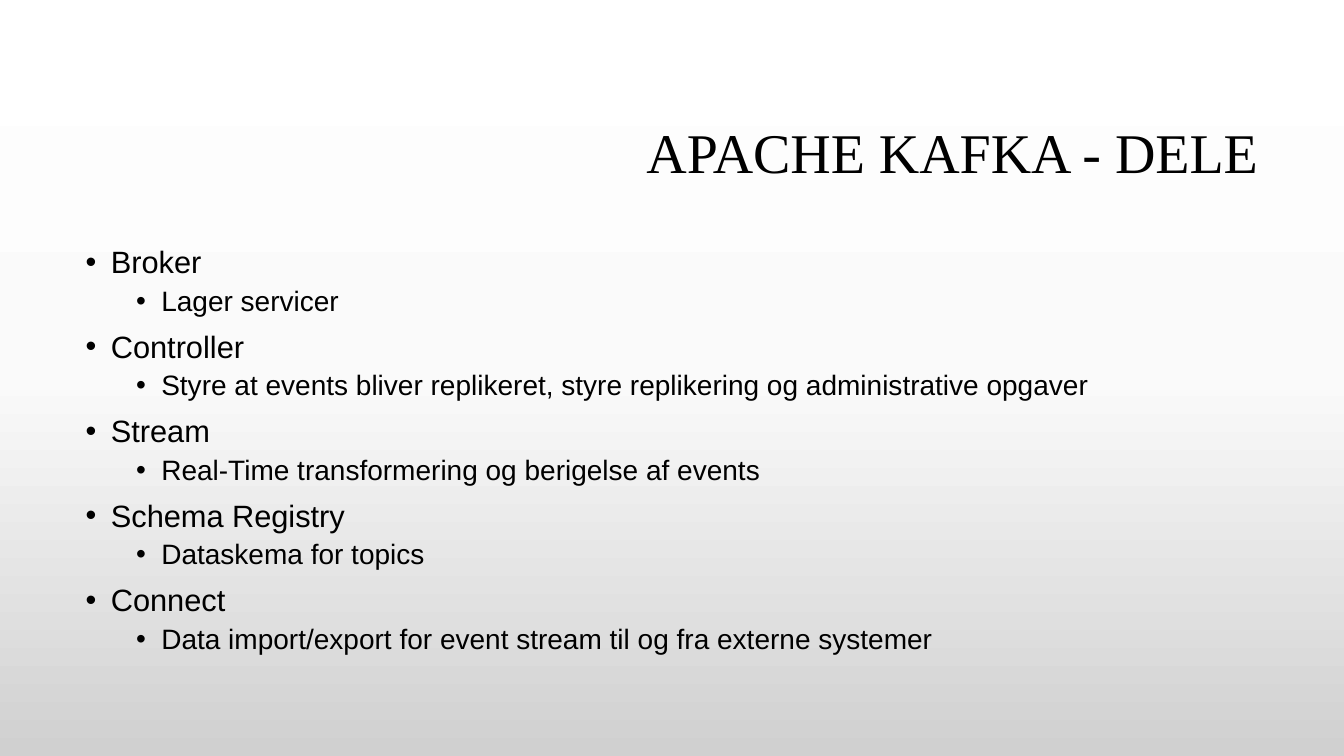
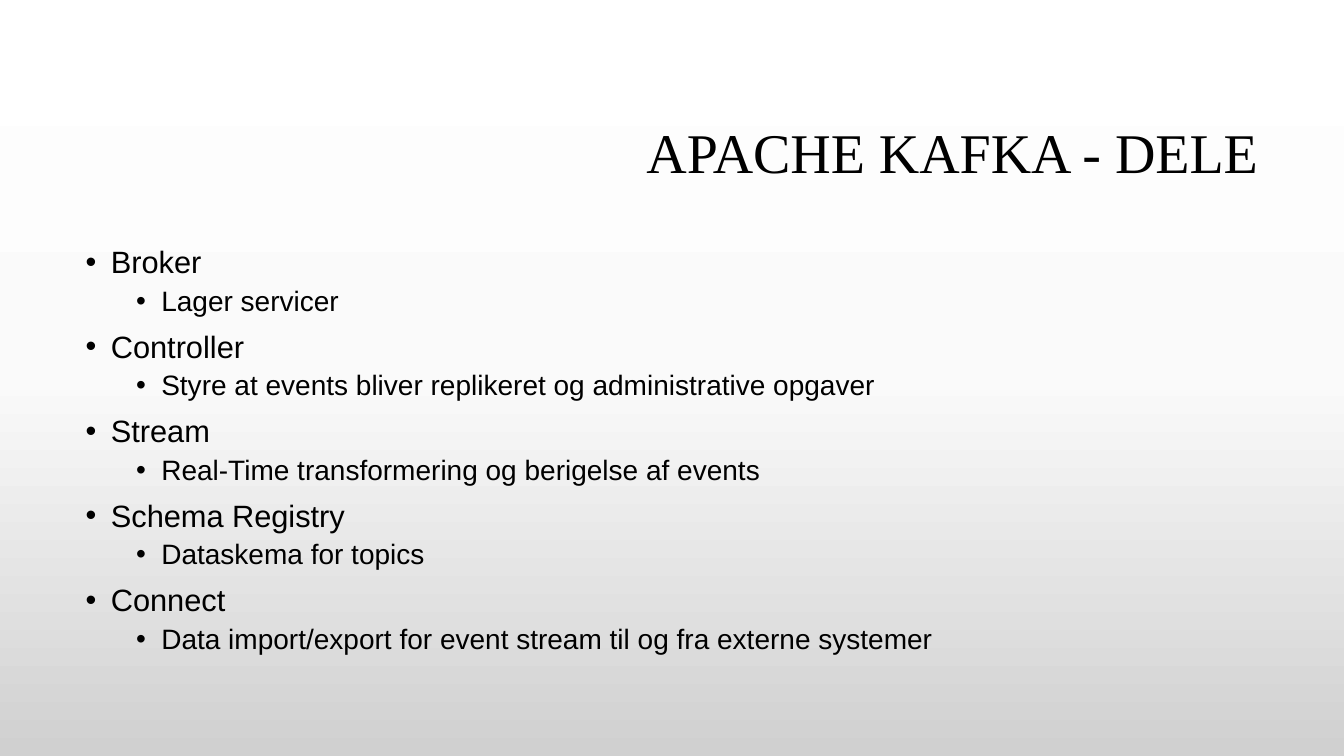
Before and after one commit to GitDeveloperBel/Kafka, a slide deck: slide 30 of presentation.pptx (slide 27 before the commit). Drawn at 1344x756 pixels with LibreOffice and Linux fonts; fonts in the diff are those of the drawing; background and template pictures are left out. Boxes give left, top, right and bottom in pixels: in the first picture for what was removed or moved away, otherwise in the second. Text is boxed around its words. In the diff, an @@ line names an element or a change of style, - is before the commit and + after.

Commit message:
presentation and kafka

```diff
--- a/presentation.pptx
+++ b/presentation.pptx
@@ text at [161,374,874,401]: text changed @@
-  • Styre at events bliver replikeret, styre replikering og administrative opgaver
+  • Styre at events bliver replikeret og administrative opgaver
```
Also in this commit, not shown: 10 other slides changed, 5 slides added, 2 slides removed, 11 other files.
